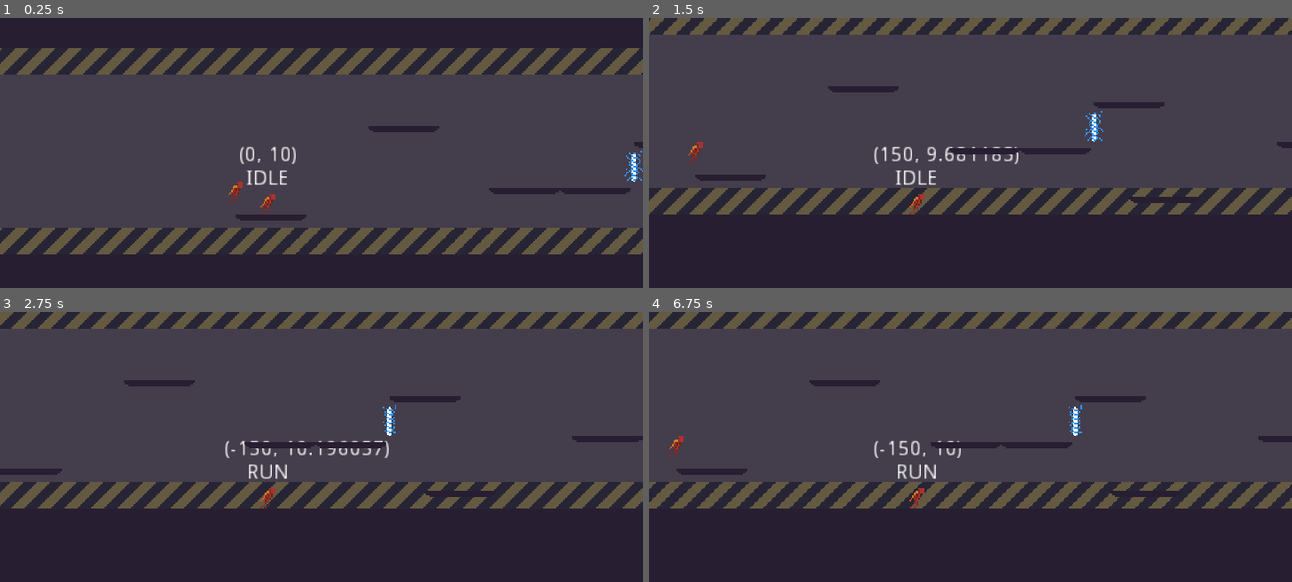
Above: before the commit, frames 1-4 (two rows, left to right).
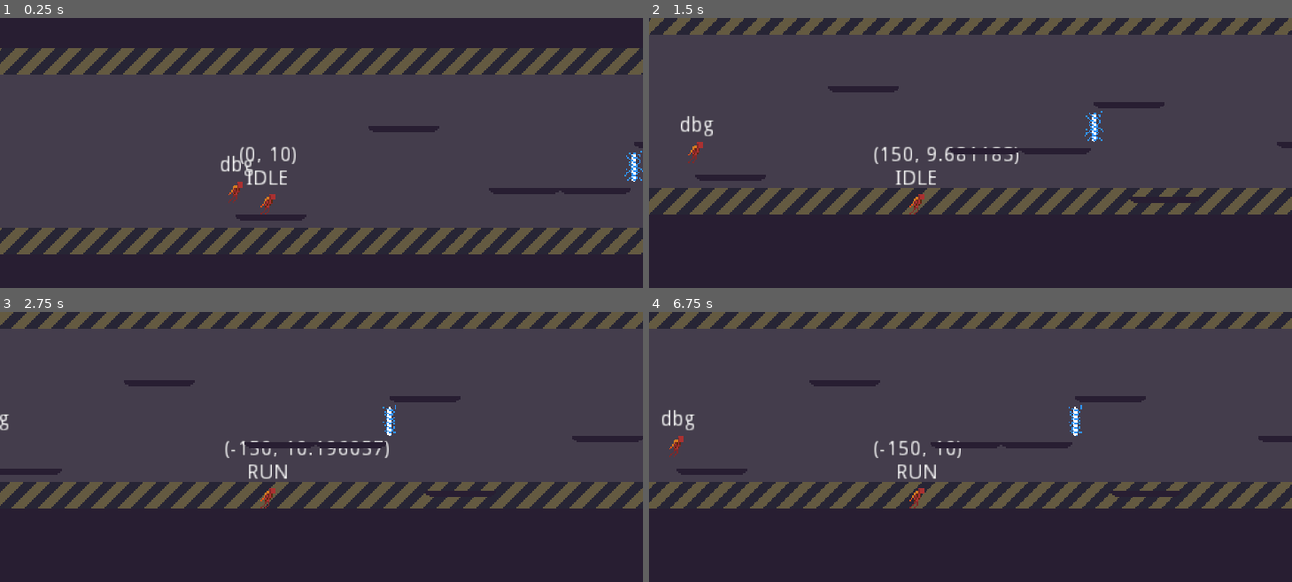
Above: after the commit, the same moments.

Repository: Wes-Ray/Jetpack-Jaywalker
Game: Godot game, scene res://Main.tscn
Two runs of this game, one before a commit and one after it. Both use one fixed random seed, a clock stepped at 60 frames per second and the inputs below.
Inputs:
- Up to frame 1 (0.25 s): no input
- Up to frame 2 (1.5 s): tap Enter at 0.5 s; hold D (move_right) from 0.53 s (still down); tap Space (move_jump) at 0.77 s
- Up to frame 3 (2.75 s): tap Space (move_jump) at 1.52 s; release D (move_right) at 2.03 s; hold A (move_left) from 2.03 s (still down)
- Up to frame 4 (6.75 s): release A (move_left) at 2.78 s; hold D (move_right) 2.78-4.28 s; tap Space (move_jump) at 3.02, 3.77, 4.52, 6.02 s; tap 3 (debug3) at 4.15 s; hold A (move_left) 4.28-5.03 s; hold D (move_right) 5.03-5.78 s; hold A (move_left) from 5.78 s (still down)

The runs differ from the first frame. In frame 1, 0.2% of the frame differs, in the area x 34-40%, y 50-59%; in frame 2, 0.2%, in the area x 4-11%, y 36-44%; in frame 3, less than 0.1%; in frame 4, 0.2%.

Commit message:
complete

Diff:
--- a/Player/Player.gd
+++ b/Player/Player.gd
@@ -96,6 +96,7 @@
 		State.DEAD:
 			debug_state_label.text = "DEAD"
 			# code for freezing player in place
+			velocity = Vector2.ZERO
 			max_walk_speed = 0
 			max_fall_speed = 0
 
--- a/Replay/GlobalReplayOrchestrator.gd
+++ b/Replay/GlobalReplayOrchestrator.gd
@@ -44,3 +44,8 @@
 		print("DEBUG 2")
 		# kill player
 		player_objects[0].player_state = State.DEAD
+
+	if Input.is_action_just_released("debug3"):
+		print("DEBUG 3")
+
+		print("record coords: ", record_objects[0].coord_record)
--- a/Replay/Replay.gd
+++ b/Replay/Replay.gd
@@ -13,8 +13,11 @@
 var INITIAL_ARRAY_SIZE = 2400
 
 var current_frame = 0
+var death_frame = 0
 var recording = true
 var _replaying = false
+
+onready var debug_misc_label = $debug_misc_label
 
 
 # note, will have to set all later coords to the same value as when the player is dead
@@ -28,9 +31,6 @@
 
 	GlobalReplayOrchestrator.register_record_object(self)
 
-#	record_frame(State.DEAD, Vector2(2, 3))
-#	record_frame(State.IDLE, Vector2(4, 4))
-
 
 func record_frame(state, coord) -> void:
 	if not recording:
@@ -38,18 +38,27 @@
 
 	state_record.set(current_frame, state)
 	coord_record.set(current_frame, coord)
+
+	if state == State.DEAD:
+		death_frame = current_frame
+		recording = false
+
 	current_frame += 1
 
-	if state == State.DEAD:
-		recording = false
+	if current_frame >= INITIAL_ARRAY_SIZE:
+		print("EXCEEDING ARRAY SIZE")
 
 func _physics_process(_delta: float) -> void:
 	if not _replaying:
 		return
+	if current_frame >= death_frame:
+		return
 
-	print("coord: ", coord_record[current_frame])
 	position = coord_record[current_frame]
-	print("\tposition: ", position)
+
+	debug_misc_label.text = str(position)
+	debug_misc_label.set_global_position(Vector2(0, 50))
+
 	current_frame += 1
 
 
--- a/Replay/Replay.tscn
+++ b/Replay/Replay.tscn
@@ -9,3 +9,11 @@
 [node name="Sprite" type="Sprite" parent="."]
 texture = ExtResource( 2 )
 hframes = 2
+
+[node name="debug_misc_label" type="Label" parent="."]
+margin_left = -19.0
+margin_top = -24.0
+margin_right = 21.0
+margin_bottom = -10.0
+text = "dbg"
+align = 1
